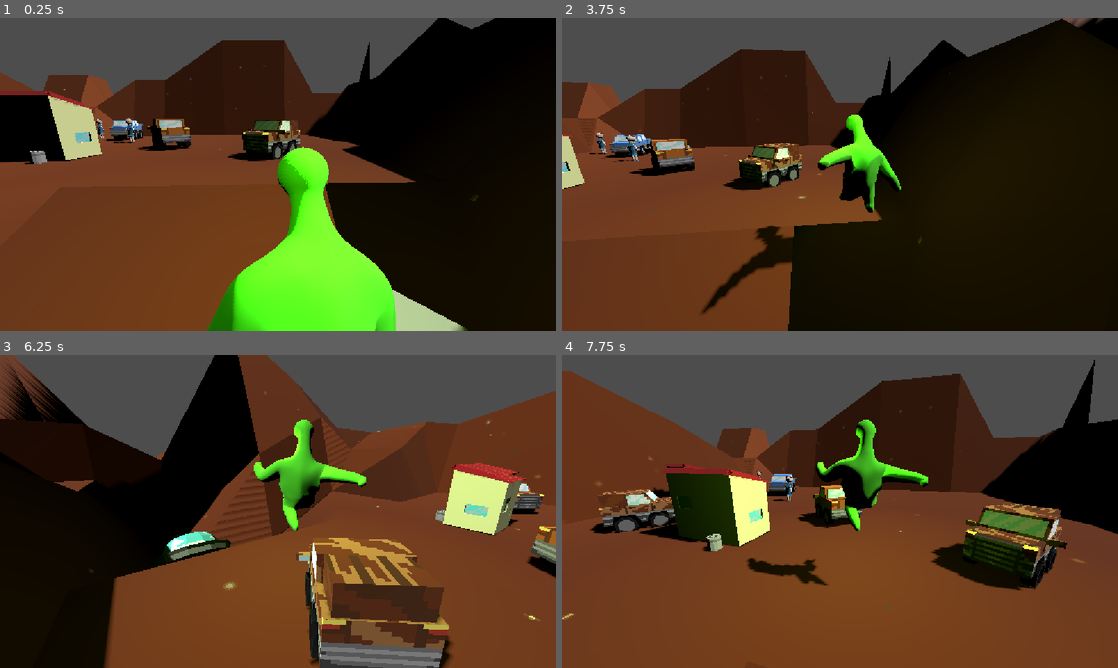
Above: before the commit, frames 1-4 (two rows, left to right).
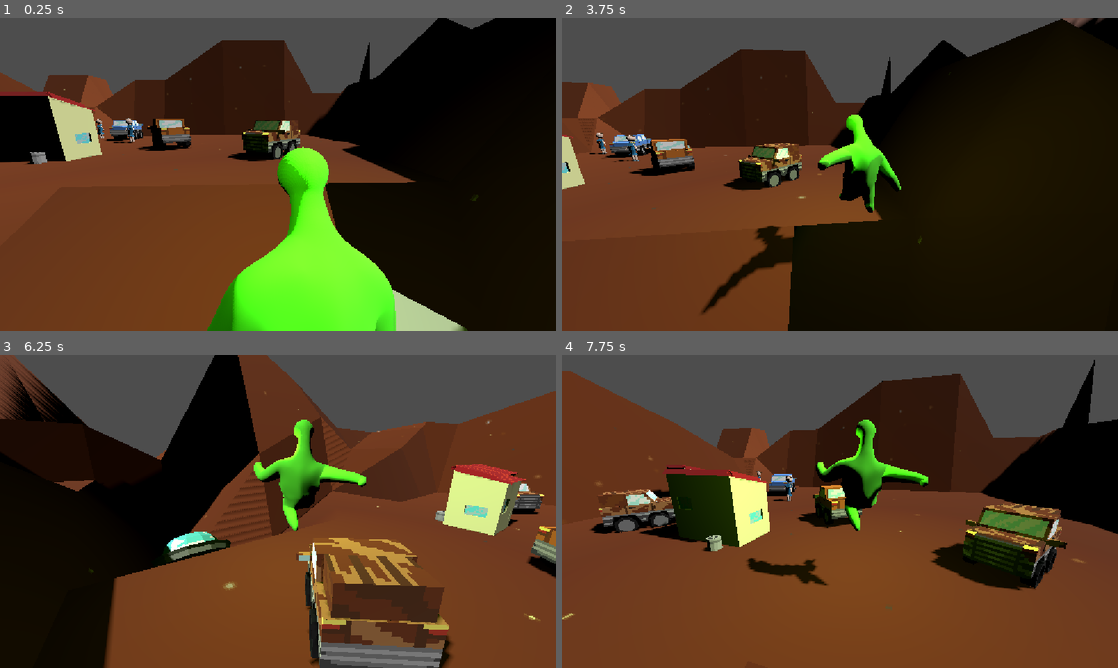
Above: after the commit, the same moments.

Repository: MarcosZorzoli/truck
Game: Godot game, scene res://Nivel.tscn
Two runs of this game, one before a commit and one after it. Both use one fixed random seed, a clock stepped at 60 frames per second and the inputs below.
Inputs:
- Up to frame 1 (0.25 s): no input
- Up to frame 2 (3.75 s): hold Right (ui_right) 0.53-1.28 s; tap Keypad Enter (ui_accept) at 0.77, 1.52, 3.02 s; hold Down (ui_down) 1.28-2.03 s; hold Right (ui_right) 2.03-2.78 s; hold Up (ui_up) 2.78-3.53 s; hold Left (ui_left) from 3.53 s (still down)
- Up to frame 3 (6.25 s): tap Keypad Enter (ui_accept) at 3.77, 4.52, 6.02 s; release Left (ui_left) at 5.03 s; hold Down (ui_down) 5.03-5.78 s; hold Right (ui_right) from 5.78 s (still down)
- Up to frame 4 (7.75 s): release Right (ui_right) at 6.53 s; hold Up (ui_up) 6.53-7.28 s; tap Keypad Enter (ui_accept) at 6.77, 7.52 s; hold Right (ui_right) from 7.28 s (still down)

The runs differ from the first frame. In frame 1, 0.2% of the frame differs, in the area x 0-19%, y 23-47%; in frame 2, less than 0.1%; in frame 3, 0.3%, in the area x 78-95%, y 34-58%; in frame 4, 0.3%.

Commit message:
Controlador, objetos, escenario, luces, sombras y npc

Diff:
--- a/NPC/NPC.tscn
+++ b/NPC/NPC.tscn
@@ -81,7 +81,7 @@
 [node name="Area3D" type="Area3D" parent="." index="3" unique_id=1066712270]
 
 [node name="CollisionShape3D" type="CollisionShape3D" parent="Area3D" index="0" unique_id=742360175]
-transform = Transform3D(1.7633555, 0, 0, 0, 1, 0, 0, 0, 1.573483, -0.007873535, 0.72632945, 1.2142972)
+transform = Transform3D(3.2043269, 0, 0, 0, 1, 0, 0, 0, 2.2170115, -0.007873535, 0.72632945, 1.94565)
 shape = SubResource("BoxShape3D_4klsg")
 
 [connection signal="body_entered" from="Area3D" to="." method="_on_area_3d_body_entered"]
--- a/Nivel.tscn
+++ b/Nivel.tscn
@@ -21,7 +21,7 @@
 transform = Transform3D(0.65621537, 0, -0.75457364, 0, 1, 0, 0.75457364, 0, 0.65621537, -2.768898, -2.9054565, -0.23498535)
 
 [node name="Casa" parent="." unique_id=1446800074 instance=ExtResource("3_c4cy6")]
-transform = Transform3D(0.989411, 0, -0.1451412, 0, 1, 0, 0.1451412, 0, 0.989411, -3.5286968, -2.4205933, 8.726538)
+transform = Transform3D(0.98941094, 0, -0.14514118, 0, 1, 0, 0.14514118, 0, 0.98941094, -3.5286965, -2.4761963, 8.726537)
 
 [node name="DirectionalLight3D" type="DirectionalLight3D" parent="." unique_id=1937994640]
 transform = Transform3D(1, 0, 0, 0, -0.6572716, 0.75365376, 0, -0.75365376, -0.6572716, 0.36697388, 6.7269897, -16.53543)
@@ -31,7 +31,7 @@
 transform = Transform3D(0.7987953, 0.601603, 0, -0.601603, 0.7987953, 0, 0, 0, 1, 7.1455383, -4.7079163, -6.5256805)
 
 [node name="Casa2" parent="." unique_id=937315861 instance=ExtResource("6_bxp70")]
-transform = Transform3D(0.9980622, 0, -0.062224228, 0, 1, 0, 0.062224228, 0, 0.9980622, 0, -2.4309082, 3.692606)
+transform = Transform3D(0.998062, 0, -0.062224217, 0, 1, 0, 0.062224217, 0, 0.998062, 0, -2.463562, 3.6926053)
 
 [node name="CamioMilitar" parent="." unique_id=467793788 instance=ExtResource("7_2027d")]
 transform = Transform3D(-0.6060526, 0, -0.7954245, 0, 1, 0, 0.7954245, 0, -0.6060526, -0.05369772, -2.9869385, 7.254897)
